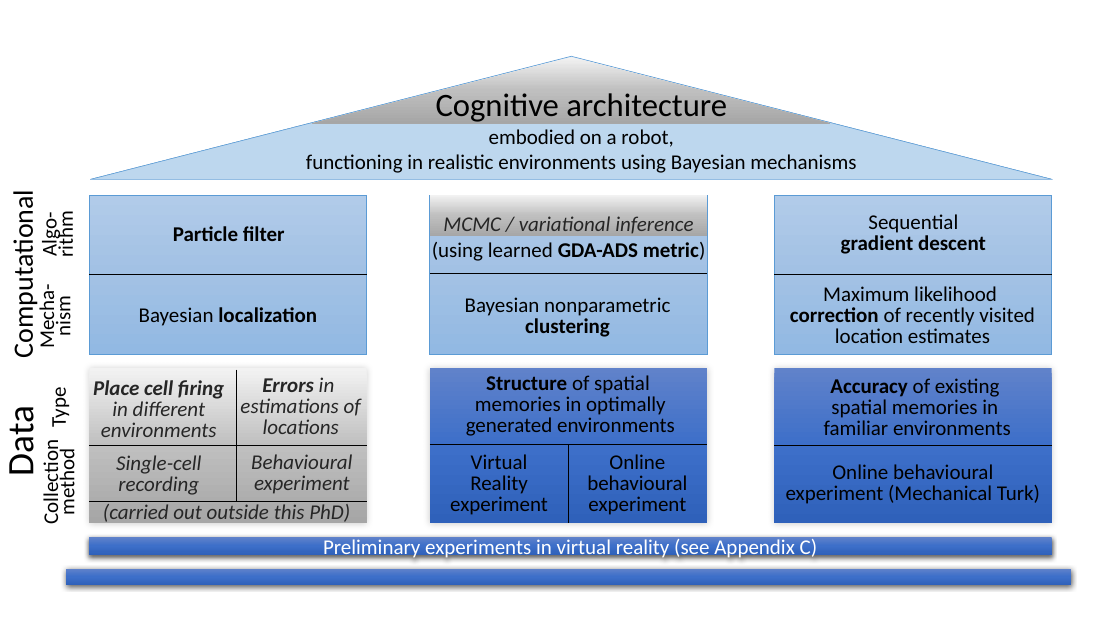
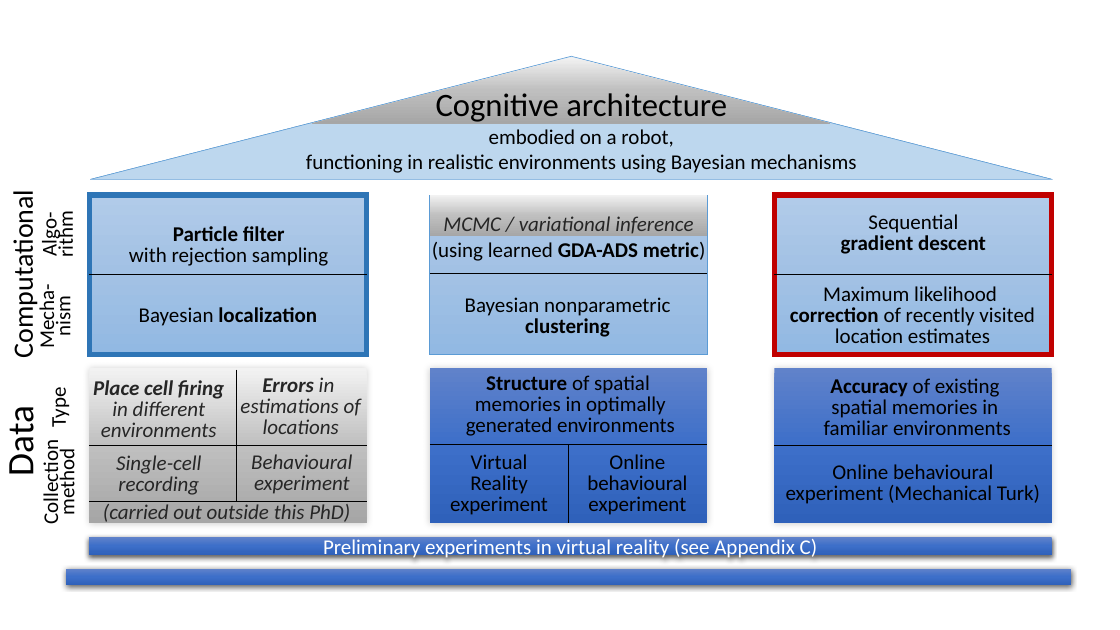
Before and after one commit to tmadl/phd-thesis, a slide deck: slide 3 of img/under construction/methodsfigure2.pptx. Drawn at 1120x630 pixels with LibreOffice and Linux fonts; fonts in the diff are those of the drawing. Boxes give left, top, right and bottom in pixels: in the first picture for what was removed or moved away, otherwise in the second. Text is boxed around its words. In the diff, an @@ line names an element or a change of style, - is before the commit and + after.

```diff
--- a/img/under construction/methodsfigure2.pptx
+++ b/img/under construction/methodsfigure2.pptx
@@ rectangle at (x1=89, y1=195, x2=366, y2=355): outline #5B9BD5 0.5 pt to #2E75B6 4.5 pt @@
@@ rectangle at (x1=775, y1=195, x2=1052, y2=355): outline #5B9BD5 0.5 pt to #C00000 4.5 pt @@
@@ text at (x1=129, y1=247, x2=329, y2=266): paragraph added @@
+with rejection sampling
```
Also in this commit, not shown: 33 other files.
